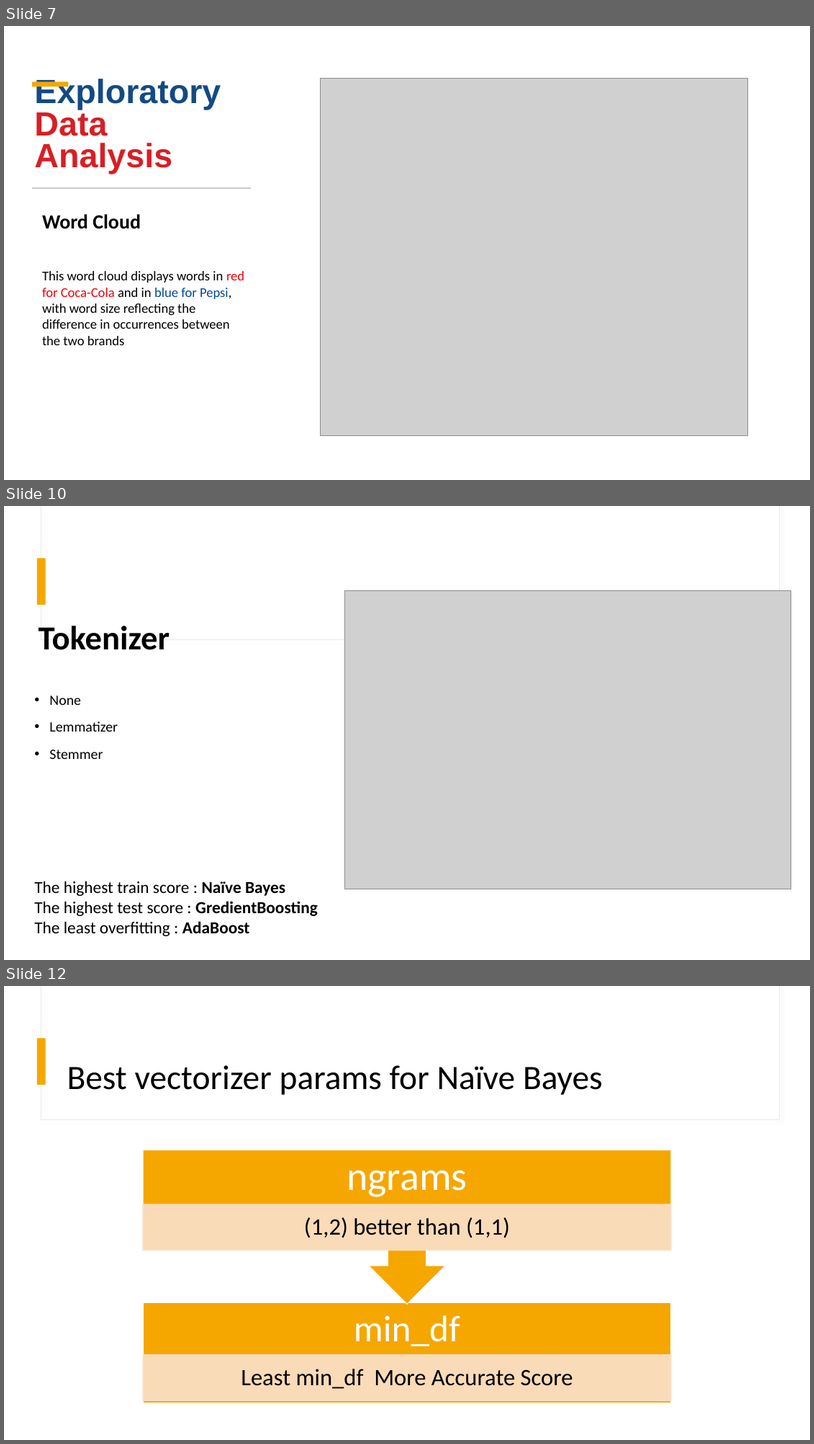
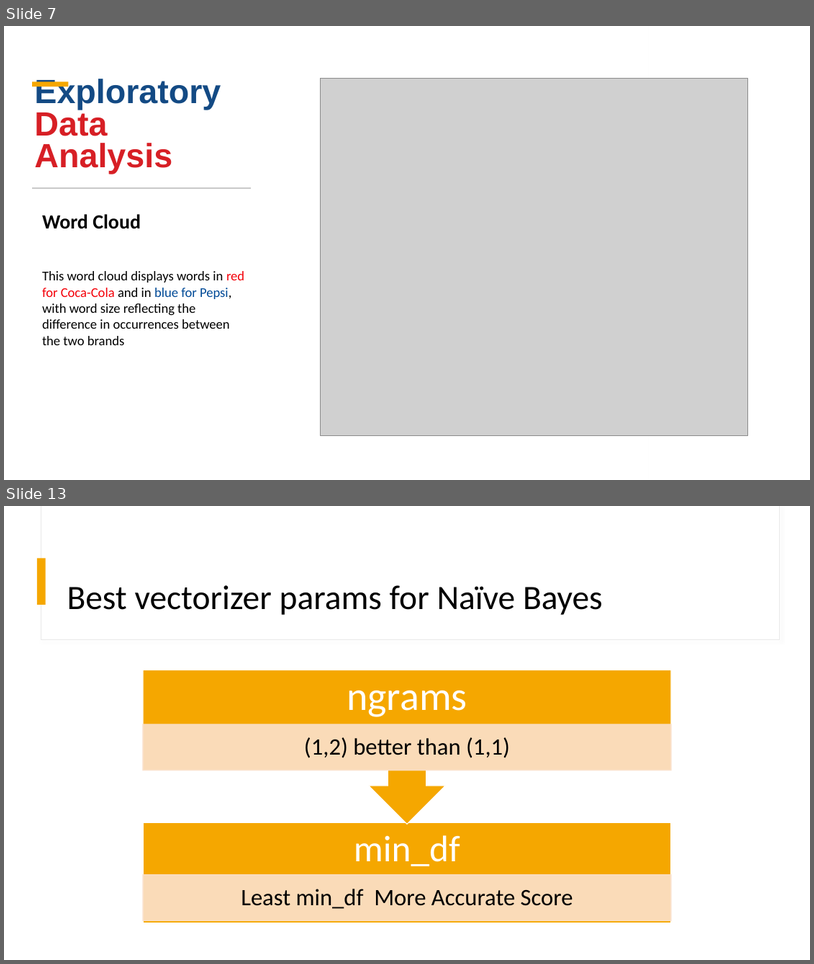
Before and after one commit to auttwitter/DSI-04, a slide deck: projects/project_3/Presentation.pptx. Shown one above the other, each under a label of ours: slides 7, 10 and 12 before the commit, slides 7 and 13 after it; the slides between them are not shown. The pictures are 814x1444 and 814x964 pixels, drawn with LibreOffice and Linux fonts; fonts in the diff are those of the drawing; grey boxes stand for pictures. Boxes give left, top, right and bottom in pixels: in the first picture for what was removed or moved away, otherwise in the second. Text is boxed around its words. In the diff, an @@ line names an element or a change of style, - is before the commit and + after.

```diff
--- a/projects/project_3/Presentation.pptx
+++ b/projects/project_3/Presentation.pptx
@@ slide 10 removed at <box>4,506,810,960</box>, background #FFFFFF; not listed: 3 template elements that a slide beside it also shows @@
@@ picture removed at <box>345,591,792,889</box> @@
@@ title removed at <box>39,626,170,650</box> @@
-Tokenizer
@@ text removed at <box>49,695,118,759</box> @@
-• None
-• Lemmatizer
-• Stemmer
@@ text removed at <box>34,880,318,936</box> @@
-The highest train score : Naïve Bayes
-The highest test score : GredientBoosting
-The least overfitting : AdaBoost
@@ what was slide 12 is now slide 13 @@
```
Also in this commit, not shown: 4 slides changed, 2 slides added.
